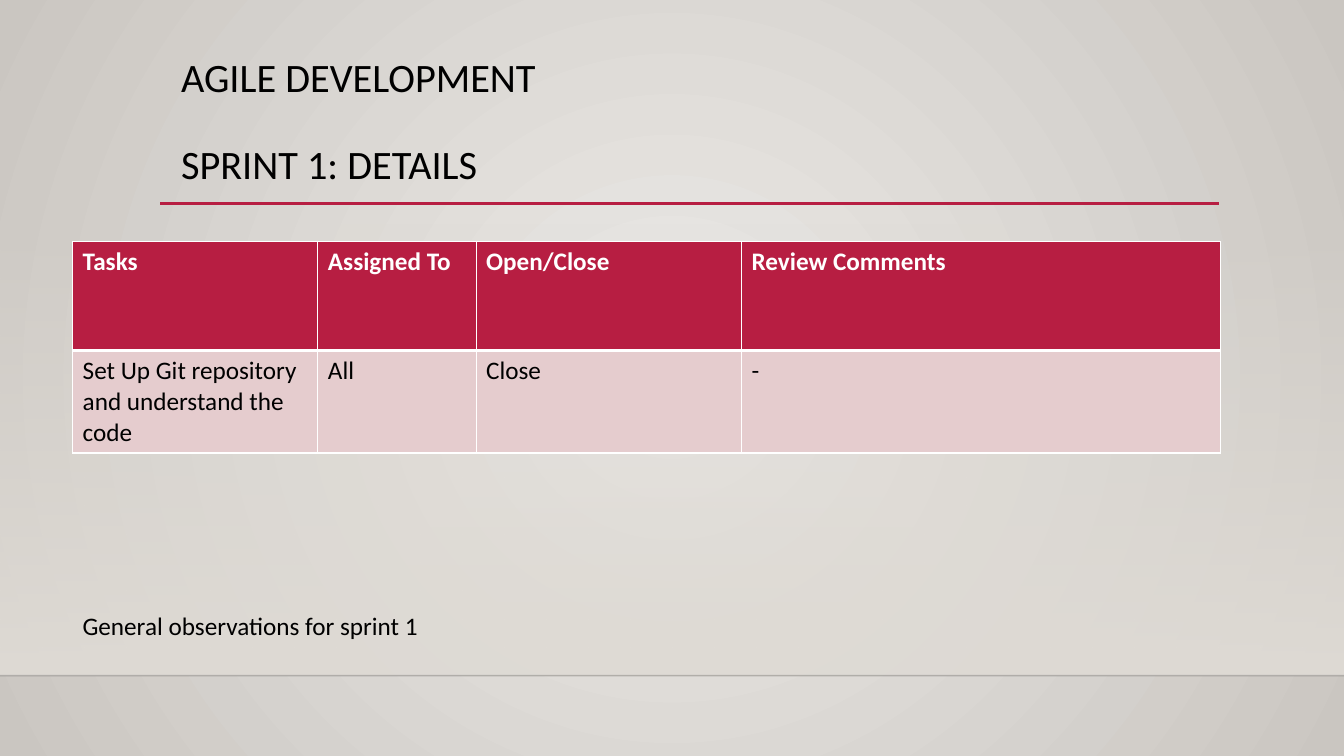
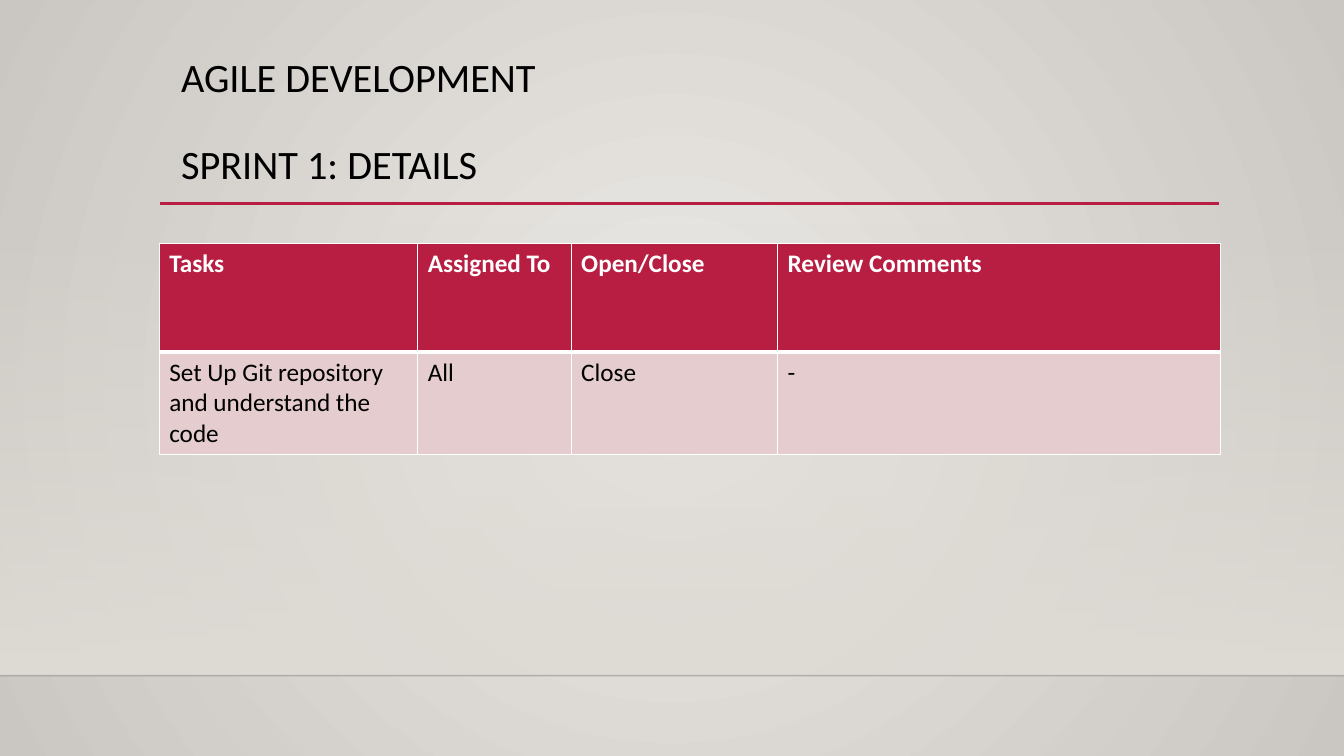
Before and after one commit to im-pratham/Stock-Trading-Platform, a slide deck: slide 7 of Presentation-Template.pptx. Drawn at 1344x756 pixels with LibreOffice and Linux fonts; fonts in the diff are those of the drawing; background and template pictures are left out. Boxes give left, top, right and bottom in pixels: in the first picture for what was removed or moved away, otherwise in the second. Text is boxed around its words. In the diff, an @@ line names an element or a change of style, - is before the commit and + after.

```diff
--- a/Presentation-Template.pptx
+++ b/Presentation-Template.pptx
@@ table: place and size @@
-table at [73, 242, 1220, 452]
+table at [159, 243, 1222, 453]
@@ text removed at [83, 617, 418, 639] @@
-General observations for sprint 1
```
Also in this commit, not shown: 12 other slides changed, 1 slide added, 1 slide removed.
